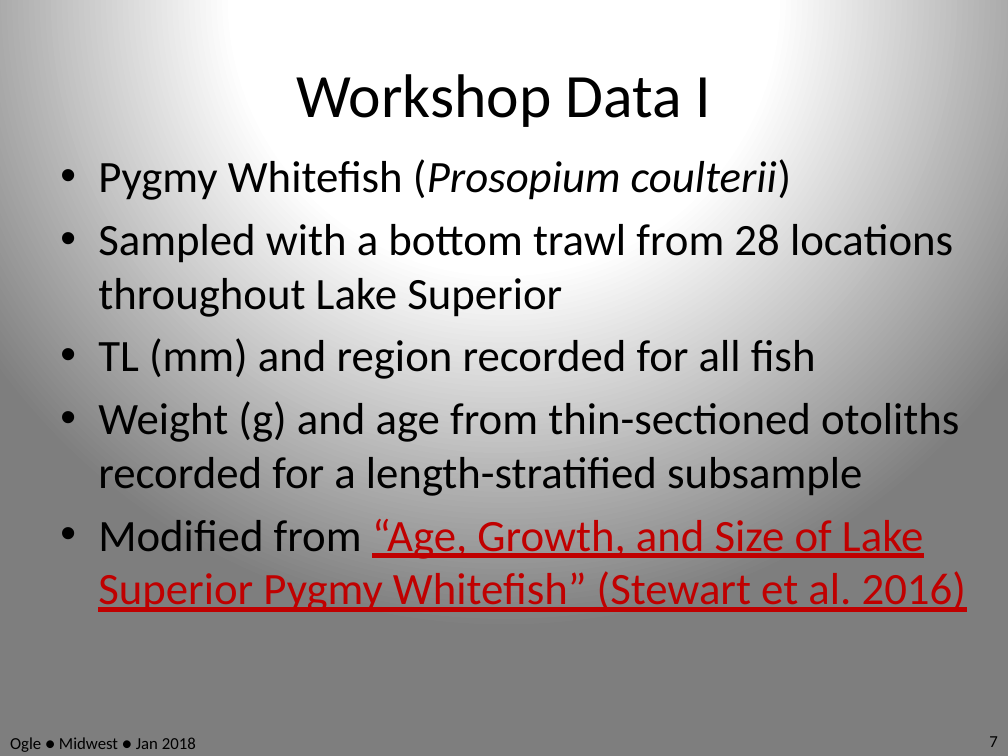
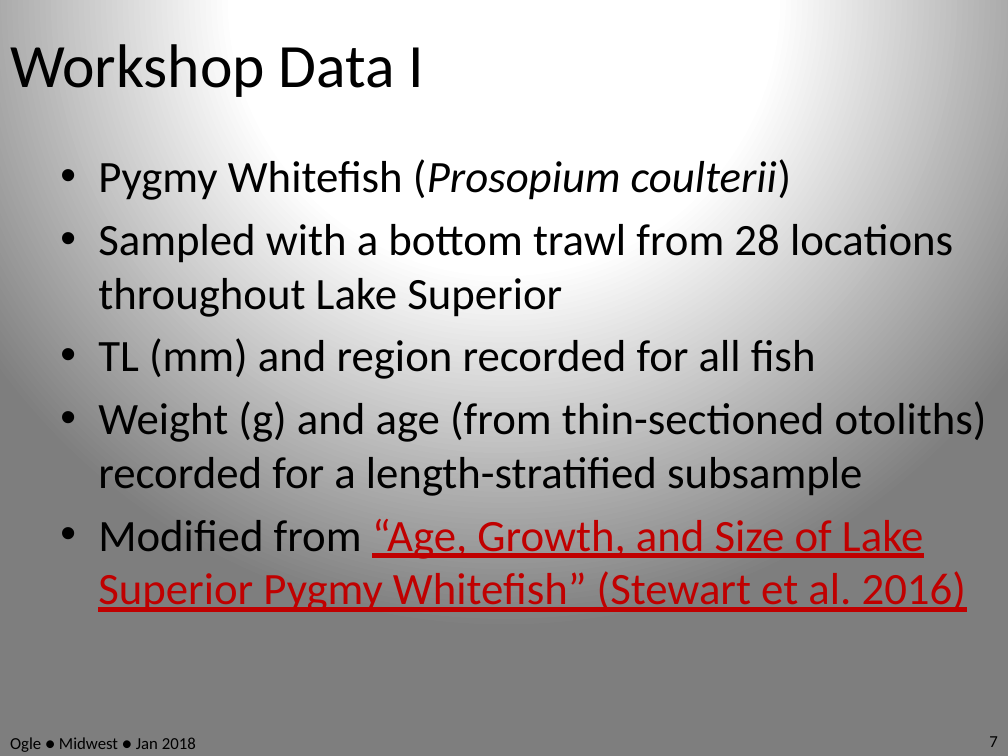
Before and after one commit to anhnguyendepocen/RcourseMidwest2018, a slide deck: slide 7 of Slides.pptx. Drawn at 1008x756 pixels with LibreOffice and Linux fonts; fonts in the diff are those of the drawing. Boxes give left, top, right and bottom in pixels: in the first picture for what was removed or moved away, otherwise in the second. Text is boxed around its words. In the diff, an @@ line names an element or a change of style, - is before the commit and + after.

```diff
--- a/Slides.pptx
+++ b/Slides.pptx
@@ title "Workshop Data I": place and size @@
-title "Workshop Data I" at <box>297,74,710,127</box>
+title "Workshop Data I" at <box>10,36,424,102</box>
@@ title "Workshop Data I" at <box>10,36,424,102</box>: alignment centre to left @@
@@ text at <box>98,401,987,496</box>: text changed @@
-• Weight (g) and age from thin-sectioned otoliths recorded for a length-stratified subsample
+• Weight (g) and age (from thin-sectioned otoliths) recorded for a length-stratified subsample
```
Also in this commit, not shown: 58 other slides changed, 1 slide added, 1 slide removed.
